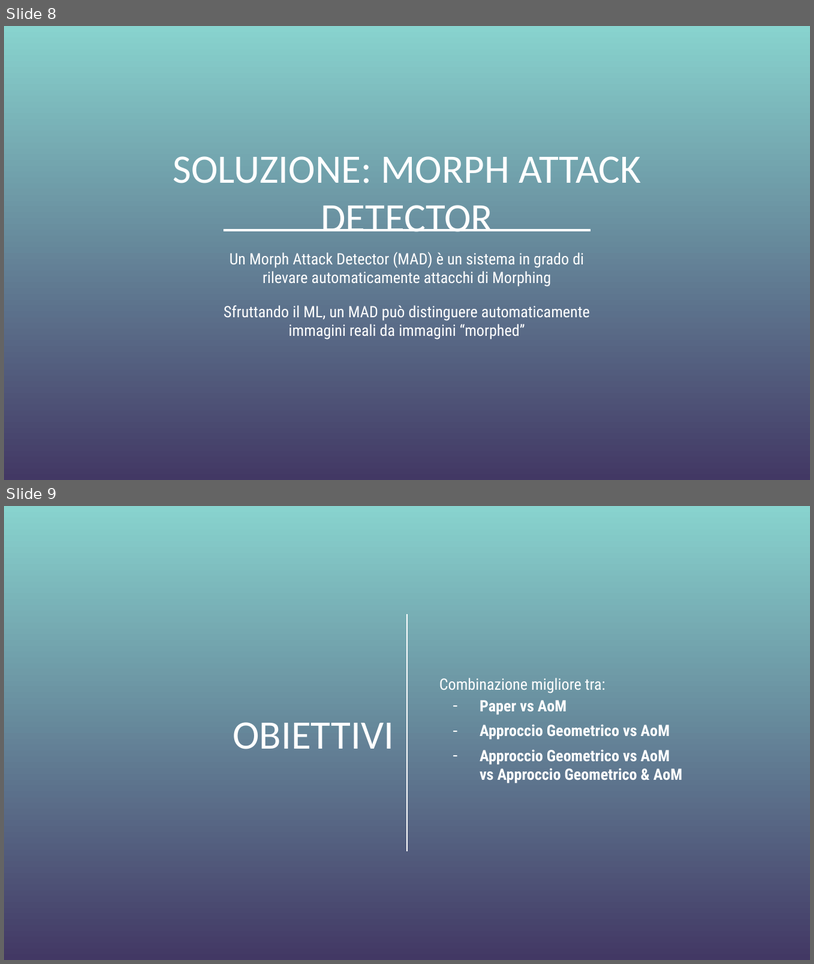
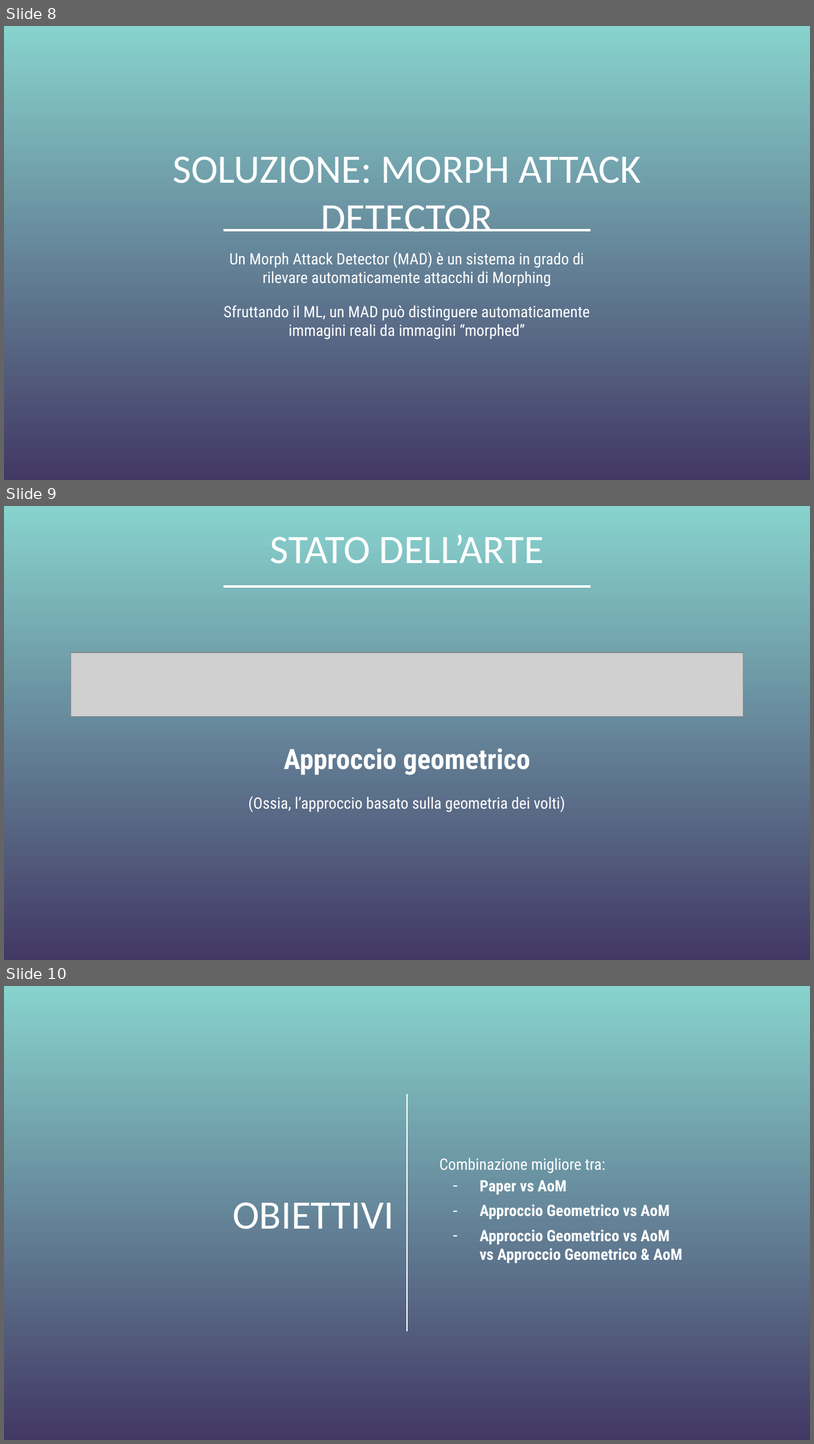
Before and after one commit to Alberto-00/Differential-MAD, a slide deck: presentazione/Presentazione AoM.pptx. Shown one above the other, each under a label of ours: slides 8 and 9 before the commit, slides 8, 9 and 10 after it. The pictures are 814x964 and 814x1444 pixels, drawn with LibreOffice and Linux fonts; fonts in the diff are those of the drawing; grey boxes stand for pictures; background and template pictures are left out. Boxes give left, top, right and bottom in pixels: in the first picture for what was removed or moved away, otherwise in the second. Text is boxed around its words. In the diff, an @@ line names an element or a change of style, - is before the commit and + after.

```diff
--- a/presentazione/Presentazione AoM.pptx
+++ b/presentazione/Presentazione AoM.pptx
@@ slide 9 added at (x1=4, y1=506, x2=810, y2=960), background gradient #88D3CE to #423864 @@
@@ title added at (x1=270, y1=535, x2=544, y2=564), 36 pt, text #FFFFFF @@
+STATO DELL’ARTE
@@ line added from (590, 586) to (224, 586), #FFFFFF 2.25 pt @@
@@ picture added at (x1=71, y1=653, x2=743, y2=717) @@
@@ subtitle added at (x1=248, y1=748, x2=565, y2=812), 14 pt, text #FFFFFF @@
+Approccio geometrico
+(Ossia, l’approccio basato sulla geometria dei volti)
@@ what was slide 9 is now slide 10 @@
```
Also in this commit, not shown: 4 slides changed, 2 other slides added, 4 slides removed, 1 other file.
